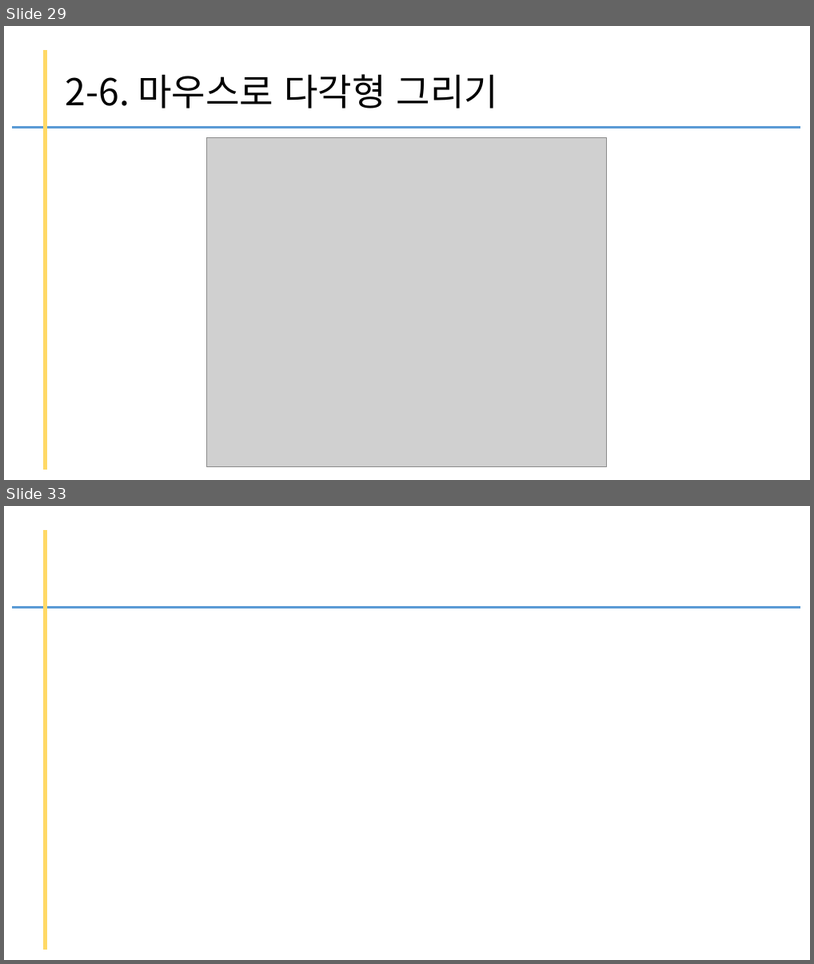
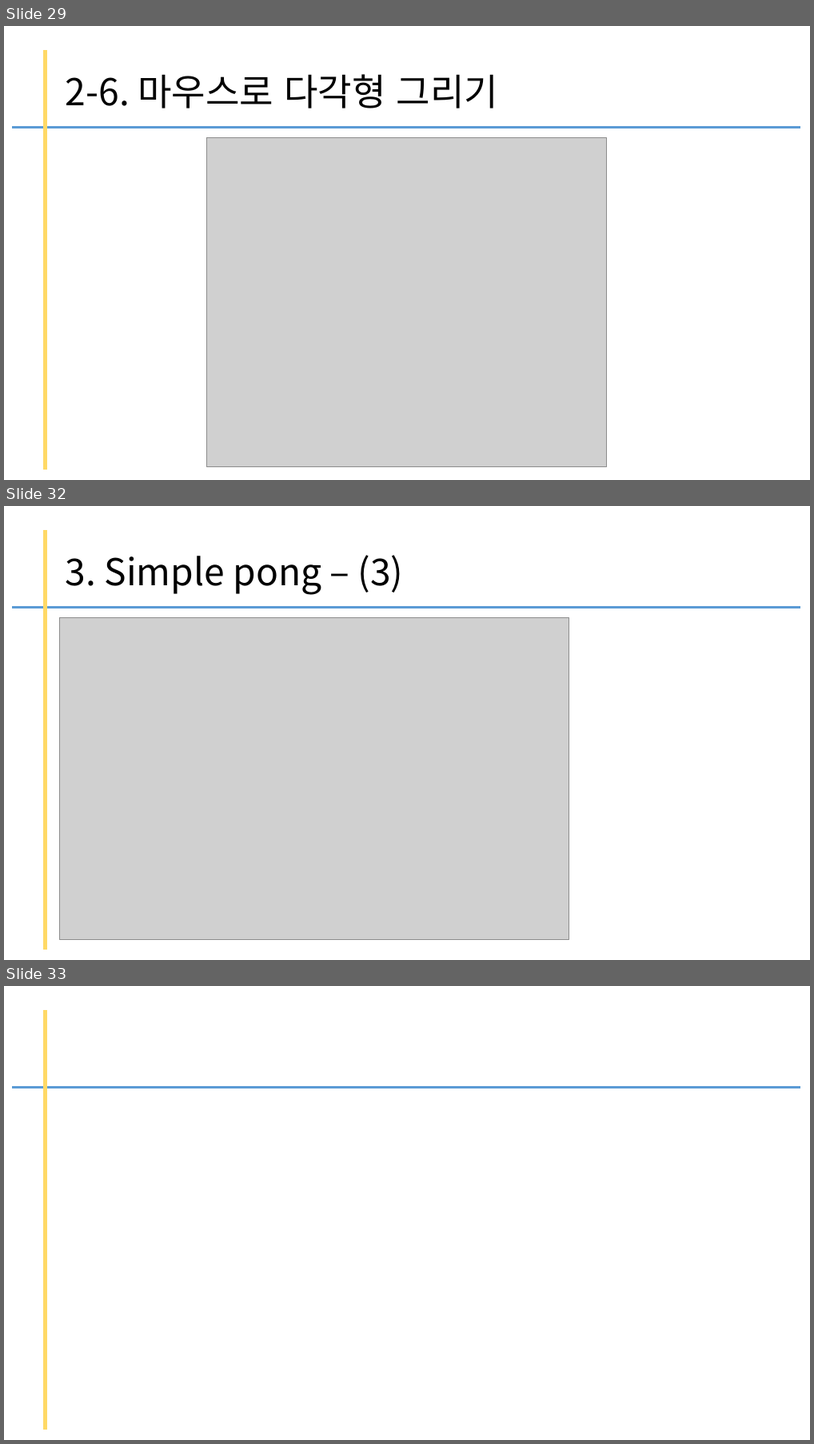
Before and after one commit to kig2929kig/ui, a slide deck: pygame.pptx. Shown one above the other, each under a label of ours: slides 29 and 33 before the commit, slides 29, 32 and 33 after it; the slides between them are not shown. The pictures are 814x964 and 814x1444 pixels, drawn with LibreOffice and Linux fonts; fonts in the diff are those of the drawing; grey boxes stand for pictures. Boxes give left, top, right and bottom in pixels: in the first picture for what was removed or moved away, otherwise in the second. Text is boxed around its words. In the diff, an @@ line names an element or a change of style, - is before the commit and + after.

```diff
--- a/pygame.pptx
+++ b/pygame.pptx
@@ slide 32 added at (4, 506, 810, 960), background #FFFFFF @@
@@ line added from (45, 530) to (45, 949), #FFD966 4.5 pt @@
@@ title added at (66, 555, 404, 595), 44 pt, text #000000 @@
+3. Simple pong – (3)
@@ line added from (13, 607) to (802, 607), #5B9BD5 3 pt @@
@@ picture added at (60, 617, 570, 939) @@
```
Also in this commit, not shown: 2 other slides added, 3 slides removed.
